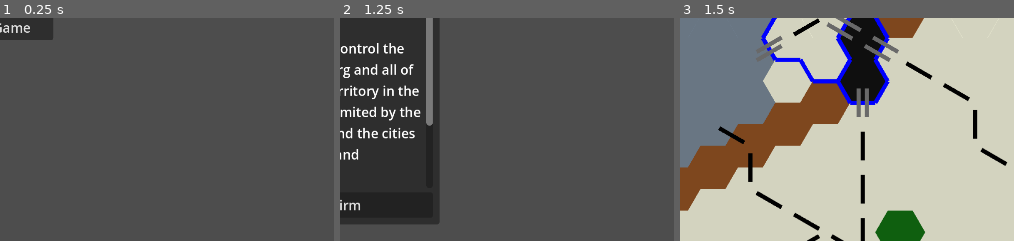
Above: before the commit, frames 1-3 (left to right).
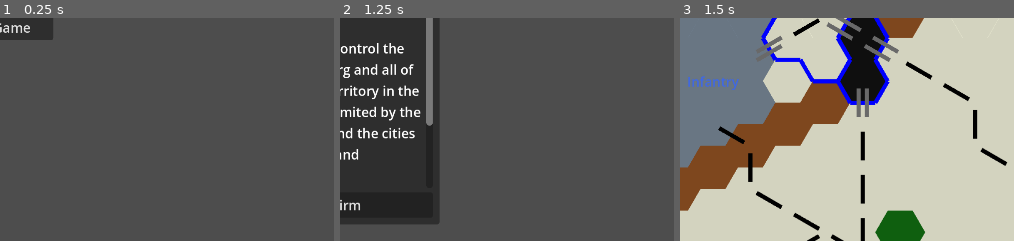
Above: after the commit, the same moments.

Repository: Jayjader/WarOfTheDukes
Game: Godot game, scene res://main_game_scene.tscn
Same seed, same stepped clock (60 frames per second), same inputs: the game is played once before the commit and once after it.
Inputs:
- Up to frame 1 (0.25 s): no input
- Up to frame 2 (1.25 s): click "New Game" at 0.5 s
- Up to frame 3 (1.5 s): click "Confirm" at 1.25 s
The pictures show only the part of the screen within x 41-91%, y 50-100%; the shares and areas given below are measured in that part.

Frames 1-2 are identical in both runs. In frame 3, 0.3% of the frame differs, in the area x 2-18%, y 26-33%.
Error in both runs: Invalid access to property or key 'zones' on a base object of type 'Nil'. (res://game_session/GameSessionRoot.gd:26)

Commit message:
allow selecting units from unit layer

Diff:
--- a/game_session/unit_layer/unit_layer_root.gd
+++ b/game_session/unit_layer/unit_layer_root.gd
@@ -7,17 +7,32 @@
 
 
 
-var pieces: Dictionary
+var starting_pieces: Dictionary = { Vector2i(1, 1): [Enums.Unit.Infantry, Enums.Faction.Orfburg] }
+
+@export var hex_size = 60
 
 func _place_piece(tile: Vector2i, kind: Enums.Unit, faction: Enums.Faction):
 	var unit = Unit.instantiate()
 	add_child(unit)
 	unit.kind = kind
 	unit.faction = faction
-	unit.position = Util.hex_coords_to_pixel(tile, 60)
+	unit.position = Util.hex_coords_to_pixel(tile, hex_size)
+	unit.connect(
+		"selected",
+		func():
+			unit_clicked.emit(
+				unit.kind,
+				unit.faction,
+				Util.nearest_hex_in_axial(unit.position, Vector2i(0, 0), hex_size))
+				)
 
 signal unit_clicked(kind: Enums.Unit, faction: Enums.Faction, tile: Vector2i)
 
 func make_faction_selectable(faction):
 	for unit in get_children():
 		unit.selectable = unit.faction == faction
+
+func _ready():
+	for tile in starting_pieces:
+		var unit = starting_pieces[tile]
+		_place_piece(tile, unit[0], unit[1])
--- a/game_session/unit_layer/unit_root.gd
+++ b/game_session/unit_layer/unit_root.gd
@@ -2,6 +2,7 @@
 
 const Enums = preload("res://enums.gd")
 const Drawing = preload("res://drawing.gd")
+const Util = preload("res://util.gd")
 
 @export var kind: Enums.Unit:
 	set(value):
@@ -12,3 +13,27 @@
 		$Label.add_theme_color_override("font_color", Drawing.faction_colors[value])
 		faction = value
 		# todo: set theme according to faction
+
+@export var selectable: bool = false:
+	set(value):
+		selectable = value
+		if not selectable:
+			_selected = false
+
+var hex_size:
+	get:
+		return get_parent().hex_size
+
+signal selected()
+var _selected: bool = false:
+	set(value):
+		_selected = value
+		selected.emit(_selected)
+
+func _unhandled_input(event):
+	if event is InputEventMouseButton and event.button_index == MOUSE_BUTTON_LEFT and event.is_pressed():
+		if selectable:
+			var tile: Vector2 = Util.nearest_hex_in_world(event.position, Vector2i(0, 0), hex_size)[0]
+			if  tile.distance_to(self.position) < hex_size / 2:
+				get_viewport().set_input_as_handled()
+				_selected = not _selected
